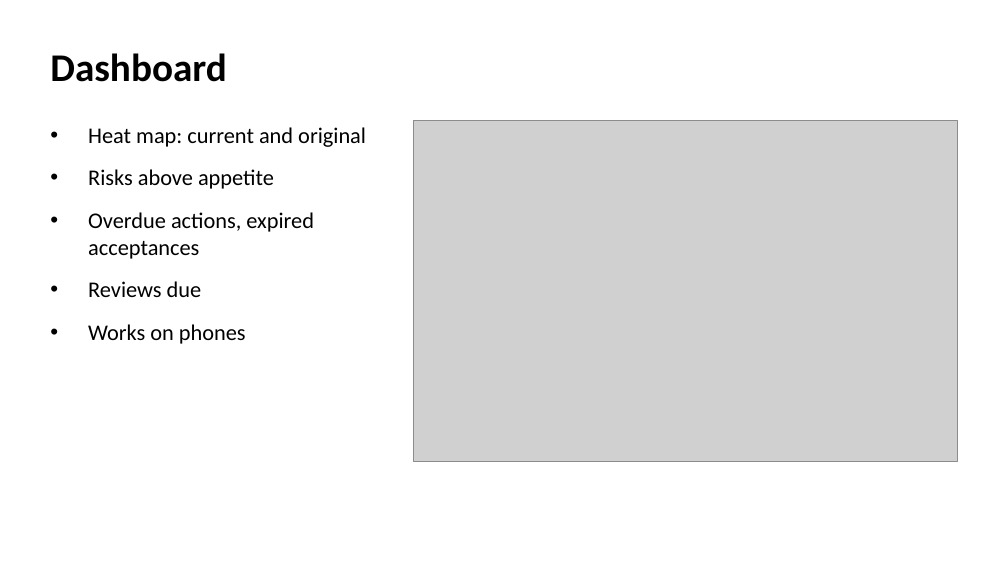
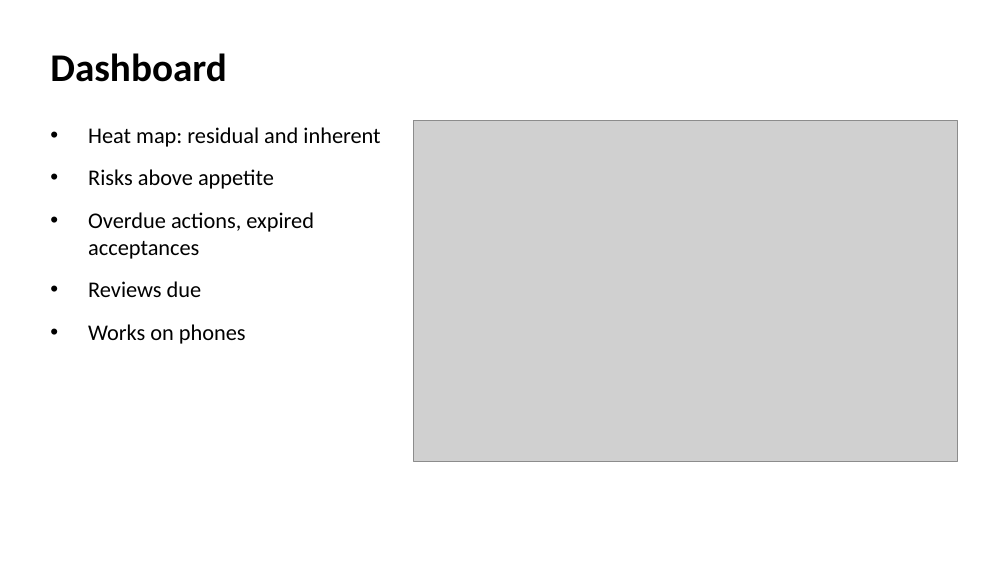
Before and after one commit to 2512742/GRC208, a slide deck: slide 7 of WS5-presentation/slides/GRC208_Group1_Slides.pptx. Drawn at 1008x567 pixels with LibreOffice and Linux fonts; fonts in the diff are those of the drawing; grey boxes stand for pictures. Boxes give left, top, right and bottom in pixels: in the first picture for what was removed or moved away, otherwise in the second. Text is boxed around its words. In the diff, an @@ line names an element or a change of style, - is before the commit and + after.

Commit message:
docs: report, slides, abstract and video script updated for inherent/residual risk and the Neon backup
- Report: 16 figures replaced (new screenshots, architecture with the Neon remote backup, ER
  diagram with assessment_action); wording Original/Current -> Inherent/Residual; database
  roles; 480 API tests, 95% coverage, 29 interface tests; level definitions in the app.
- Slides 3, 4, 5, 7, 10 and their four images; abstract and video script to match.
- Diagram sources kept as Mermaid (D1/D2 .mmd); E20 and the sample PDF regenerated.
- PDF report: heat map heading names the residual (current) scores.

```diff
--- a/WS5-presentation/slides/GRC208_Group1_Slides.pptx
+++ b/WS5-presentation/slides/GRC208_Group1_Slides.pptx
@@ text at [88, 127, 380, 147]: text changed @@
-• Heat map: current and original
+• Heat map: residual and inherent
```
Also in this commit, not shown: 5 other slides changed, 11 other files.
